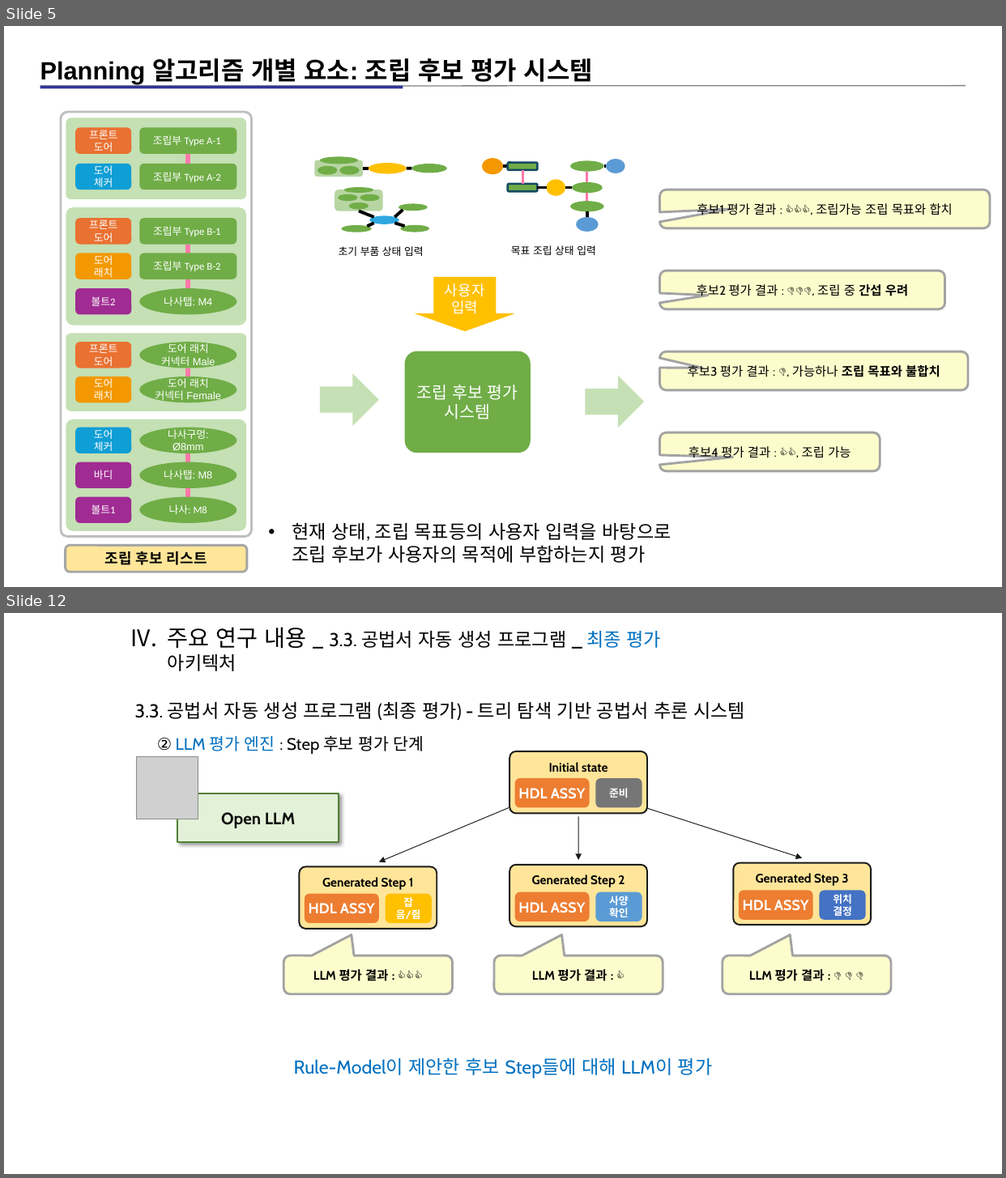
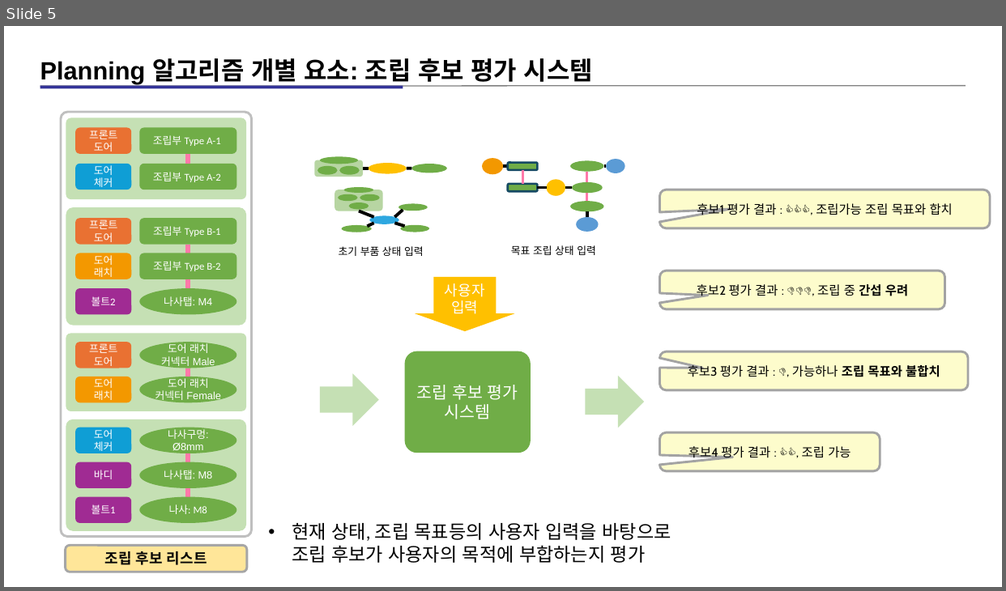
Before and after one commit to kimz1121/test, a slide deck: 현대차 심볼릭 플레너 예시 설명 자료_13_아키텍쳐_자료(작성중).pptx. Shown one above the other, each under a label of ours: slides 5 and 12 before the commit, slide 5 after it; the slides between them are not shown. The pictures are 1006x1178 and 1006x591 pixels, drawn with LibreOffice and Linux fonts; fonts in the diff are those of the drawing; grey boxes stand for pictures. Boxes give left, top, right and bottom in pixels: in the first picture for what was removed or moved away, otherwise in the second. Text is boxed around its words. In the diff, an @@ line names an element or a change of style, - is before the commit and + after.

```diff
--- a/현대차 심볼릭 플레너 예시 설명 자료_13_아키텍쳐_자료(작성중).pptx
+++ b/현대차 심볼릭 플레너 예시 설명 자료_13_아키텍쳐_자료(작성중).pptx
@@ slide 12 removed at (4, 613, 1002, 1174), background #FFFFFF @@
@@ text removed at (168, 627, 661, 671) @@
-IV. 주요 연구 내용 _ 3.3. 공법서 자동 생성 프로그램 _ 최종 평가 아키텍처
@@ text removed at (135, 702, 745, 720) @@
-3.3. 공법서 자동 생성 프로그램 (최종 평가) - 트리 탐색 기반 공법서 추론 시스템
@@ picture removed at (137, 757, 198, 820) @@
@@ text removed at (157, 736, 424, 754) @@
-② LLM 평가 엔진 : Step 후보 평가 단계
@@ group removed at (510, 752, 648, 814): 3 rounded rectangles, 1 text @@
-준비
-HDL ASSY
-Initial state
@@ rectangle removed at (177, 794, 339, 843) @@
-Open LLM
@@ arrow removed from (509, 807) to (379, 862) @@
@@ arrow removed from (578, 816) to (579, 860) @@
@@ arrow removed from (647, 808) to (802, 858) @@
@@ group removed at (299, 867, 437, 929): 3 rounded rectangles, 1 text @@
-잡음/쥠
-HDL ASSY
-Generated Step 1
@@ group removed at (510, 865, 648, 926): 3 rounded rectangles, 1 text @@
-사양
-확인
-HDL ASSY
-Generated Step 2
@@ group removed at (733, 863, 871, 925): 3 rounded rectangles, 1 text @@
-위치
-결정
-HDL ASSY
-Generated Step 3
@@ rounded speech box removed at (284, 956, 453, 995) @@
-LLM 평가 결과 : 👍👍👍
@@ rounded speech box removed at (494, 956, 663, 995) @@
-LLM 평가 결과 : 👍
@@ rounded speech box removed at (722, 956, 891, 995) @@
-LLM 평가 결과 : 👎 👎 👎
@@ text removed at (294, 1058, 713, 1079) @@
-Rule-Model이 제안한 후보 Step들에 대해 LLM이 평가
```
Also in this commit, not shown: 4 slides changed, 2 slides added, 6 other slides removed.
